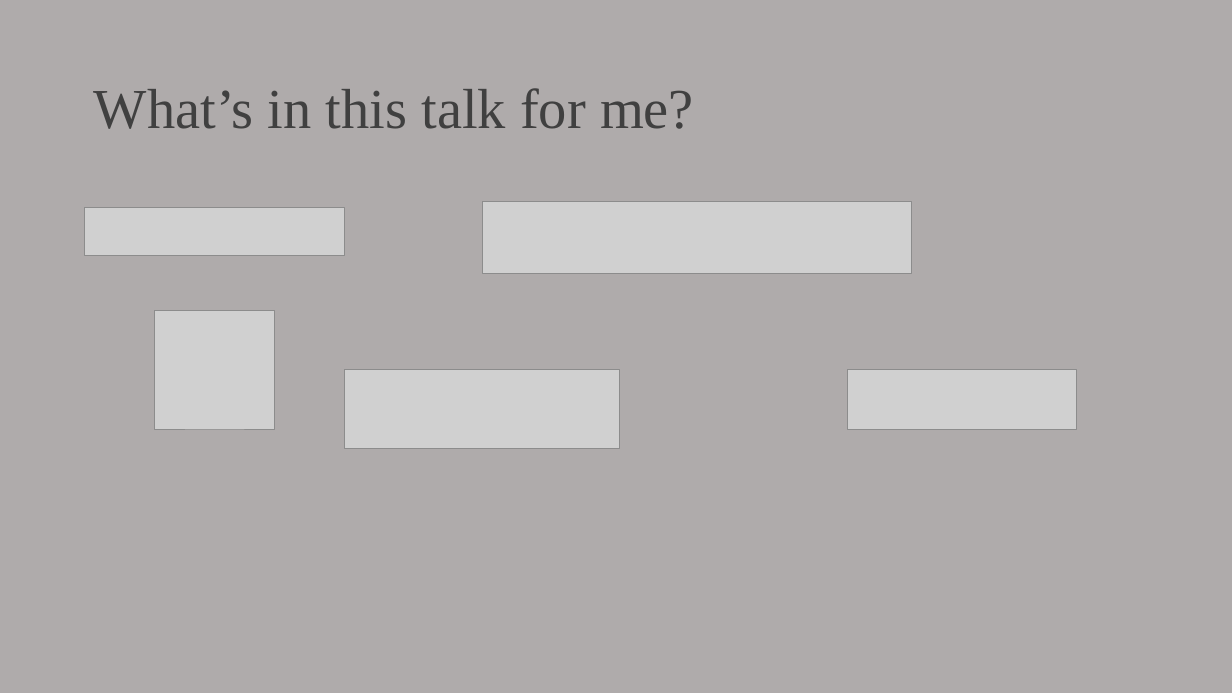
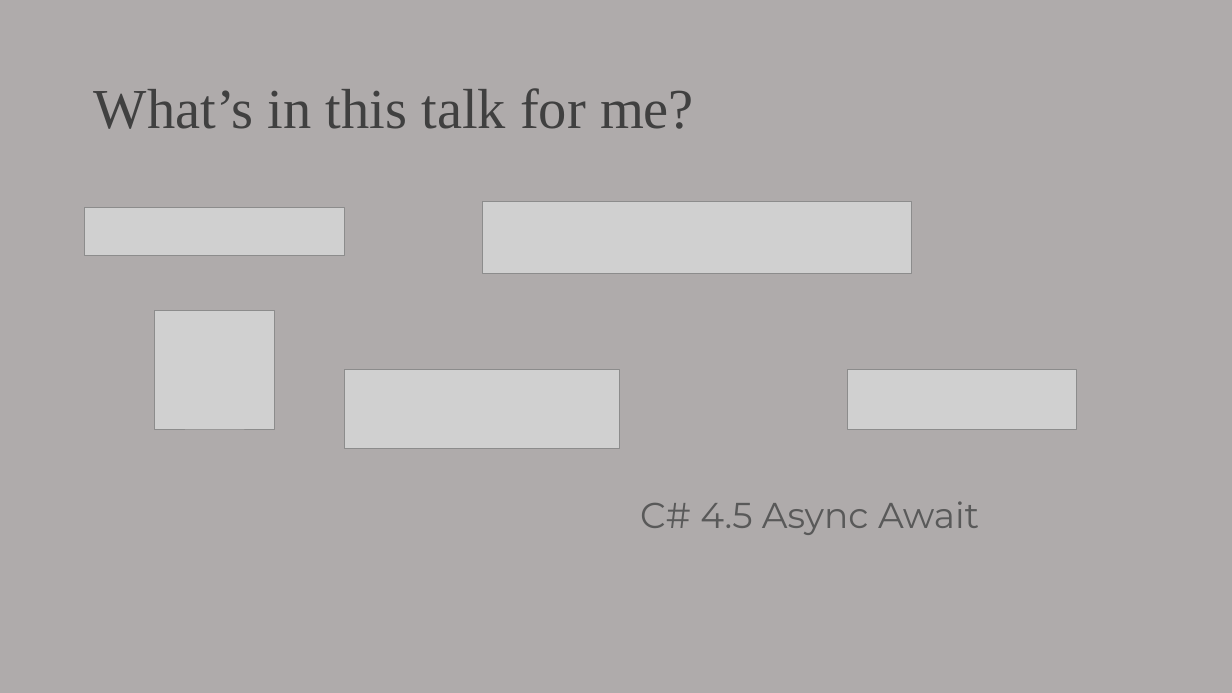
Before and after one commit to djhmateer/davesmusic, a slide deck: slide 3 of Documents/DavesTopMusic.pptx. Drawn at 1232x693 pixels with LibreOffice and Linux fonts; fonts in the diff are those of the drawing; grey boxes stand for pictures. Boxes give left, top, right and bottom in pixels: in the first picture for what was removed or moved away, otherwise in the second. Text is boxed around its words. In the diff, an @@ line names an element or a change of style, - is before the commit and + after.

```diff
--- a/Documents/DavesTopMusic.pptx
+++ b/Documents/DavesTopMusic.pptx
@@ text added at box(640, 501, 979, 535), 28 pt, text #595959 @@
+C# 4.5 Async Await
```
Also in this commit, not shown: 1 other slide changed, 20 slides added, 1 other file.
